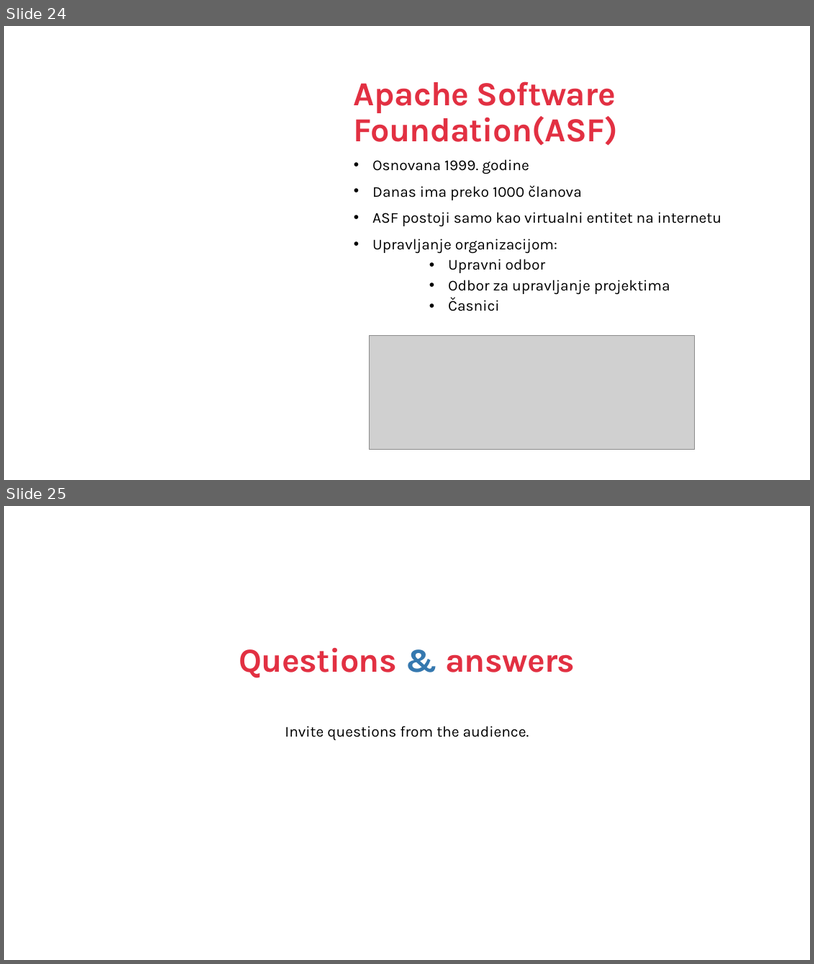
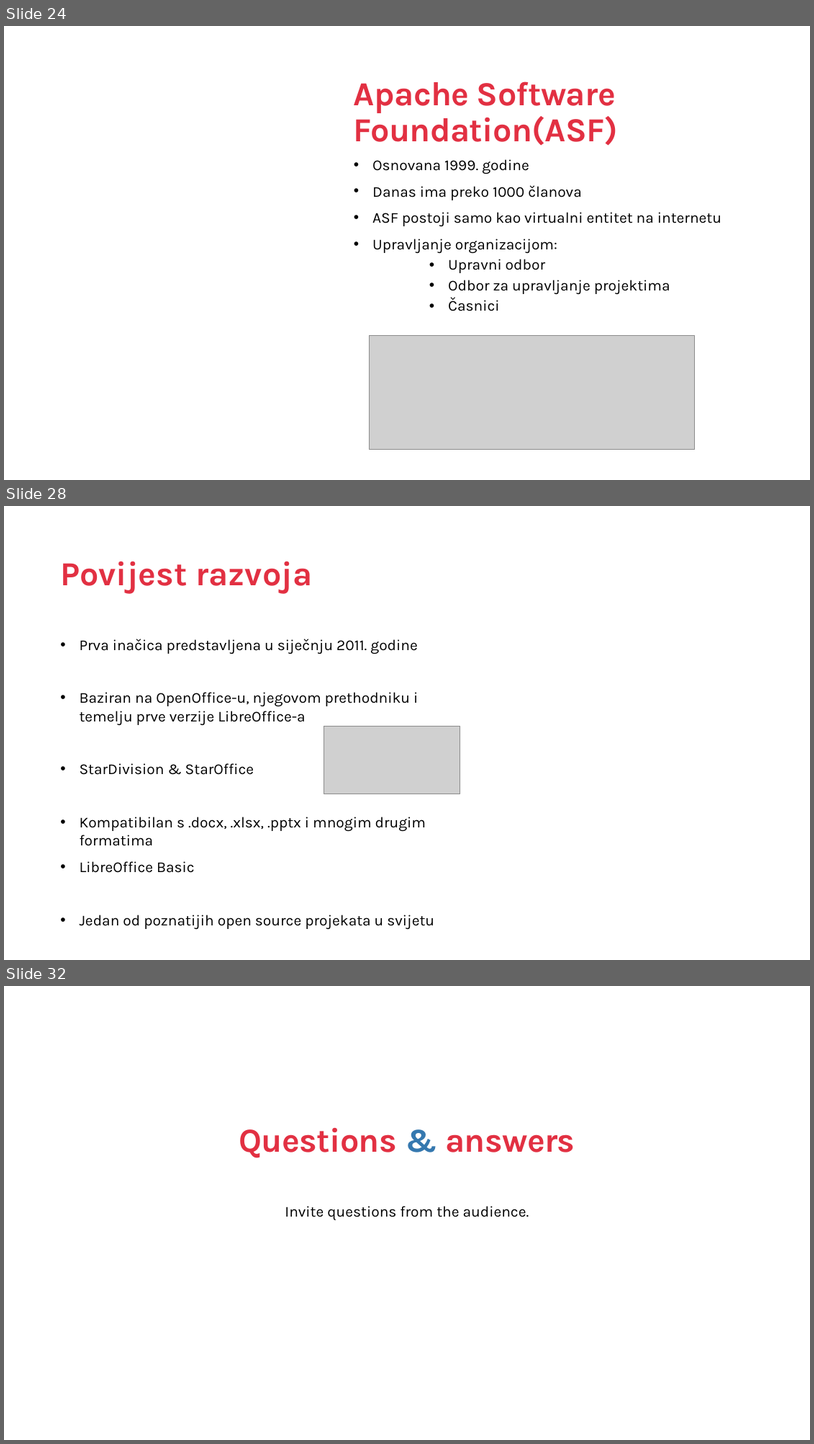
Before and after one commit to CvetkovskiIvor/ProgramskoInzenjerstvoSeminar, a slide deck: Open Source Prezentacija.pptx. Shown one above the other, each under a label of ours: slides 24 and 25 before the commit, slides 24, 28 and 32 after it; the slides between them are not shown. The pictures are 814x964 and 814x1444 pixels, drawn with LibreOffice and Linux fonts; fonts in the diff are those of the drawing; grey boxes stand for pictures; background and template pictures are left out. Boxes give left, top, right and bottom in pixels: in the first picture for what was removed or moved away, otherwise in the second. Text is boxed around its words. In the diff, an @@ line names an element or a change of style, - is before the commit and + after.

```diff
--- a/Open Source Prezentacija.pptx
+++ b/Open Source Prezentacija.pptx
@@ slide 28 added at [4,506,810,960], background #FFFFFF @@
@@ title added at [60,561,312,593], 40 pt, text #E23042, bold @@
+Povijest razvoja
@@ text added at [80,638,435,929], 18 pt, text #000000 @@
+• Prva inačica predstavljena u siječnju 2011. godine
+• Baziran na OpenOffice-u, njegovom prethodniku i temelju prve verzije LibreOffice-a
+• StarDivision & StarOffice
+• Kompatibilan s .docx, .xlsx, .pptx i mnogim drugim formatima
+• LibreOffice Basic
+• Jedan od poznatijih open source projekata u svijetu
@@ picture added at [324,726,460,794] @@
@@ what was slide 25 is now slide 32 @@
```
Also in this commit, not shown: 1 slide changed, 6 other slides added.
